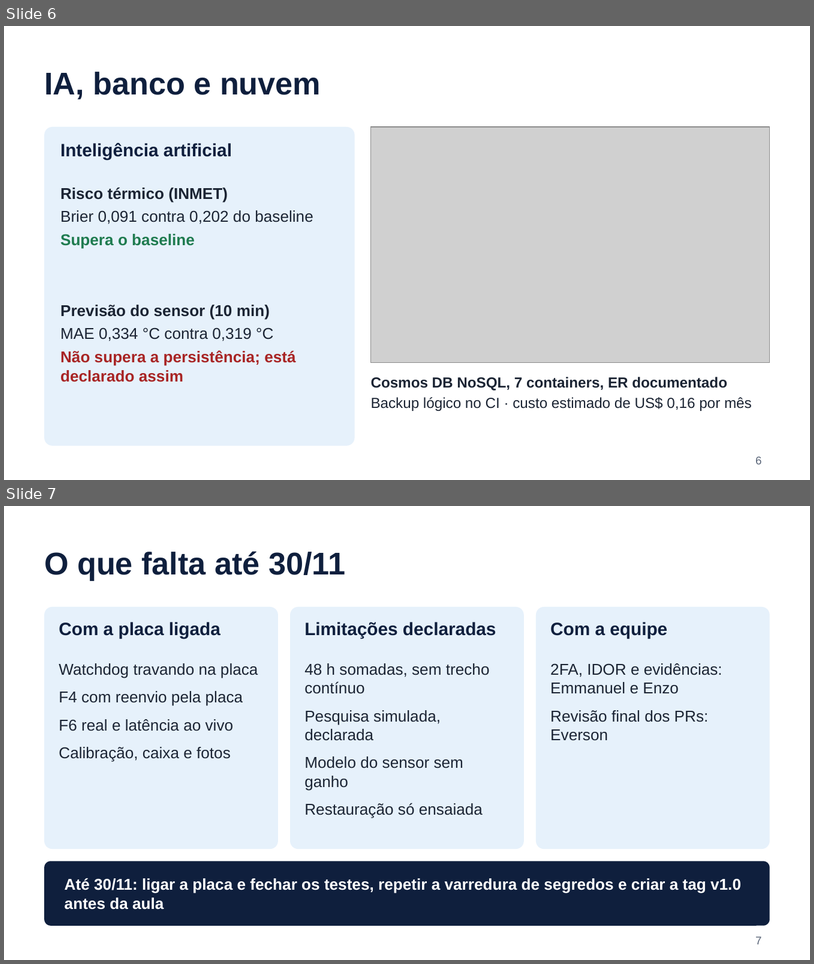
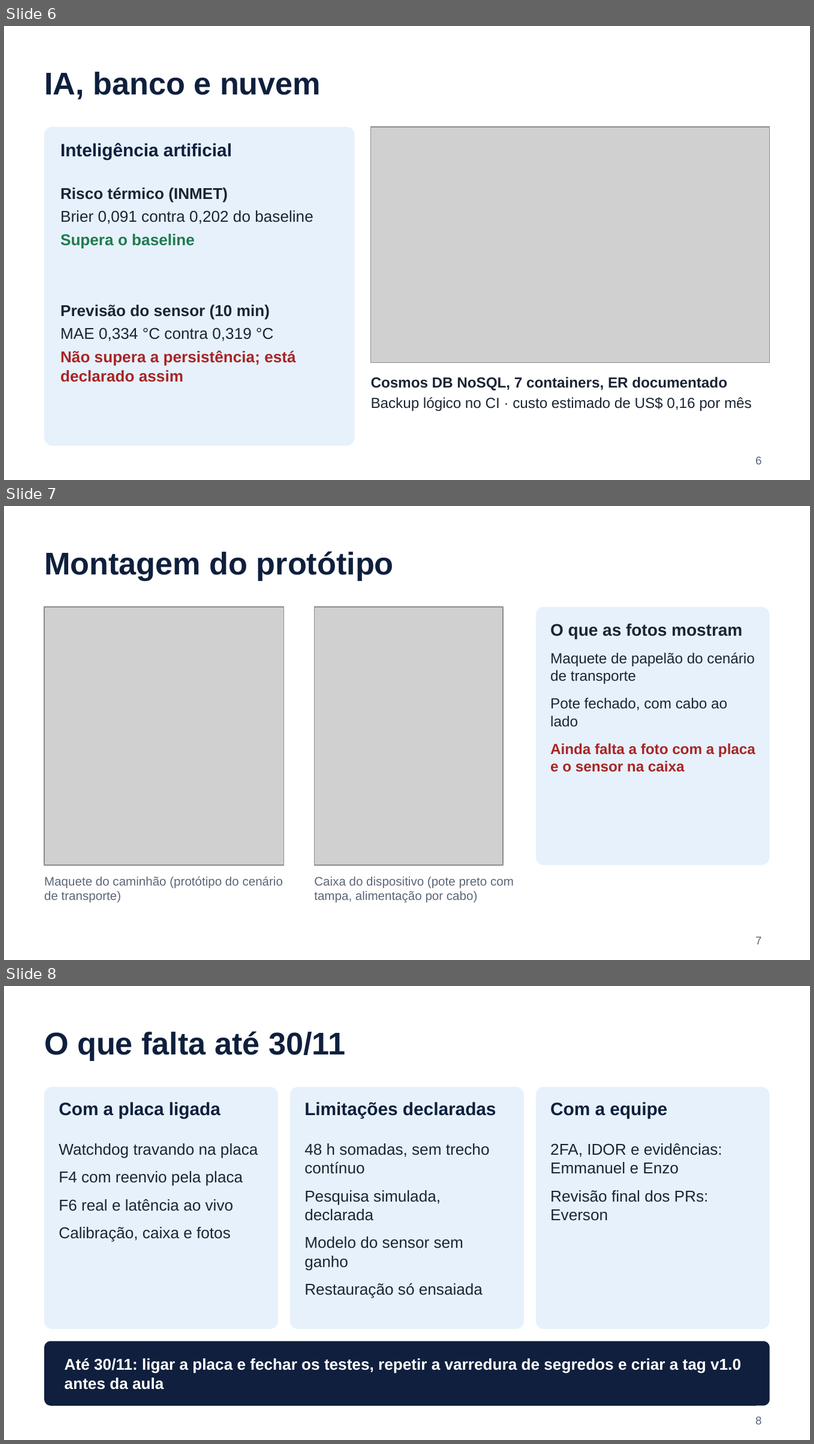
Before and after one commit to mbalbuquerque/projeto-integrador-4-periodo, a slide deck: docs/entrega/apresentacao-23-11.pptx. Shown one above the other, each under a label of ours: slides 6 and 7 before the commit, slides 6, 7 and 8 after it. The pictures are 814x964 and 814x1444 pixels, drawn with LibreOffice and Linux fonts; fonts in the diff are those of the drawing; grey boxes stand for pictures. Boxes give left, top, right and bottom in pixels: in the first picture for what was removed or moved away, otherwise in the second. Text is boxed around its words. In the diff, an @@ line names an element or a change of style, - is before the commit and + after.

Commit message:
docs(hardware): fotos da maquete e da caixa e atualizacao da entrega

```diff
--- a/docs/entrega/apresentacao-23-11.pptx
+++ b/docs/entrega/apresentacao-23-11.pptx
@@ slide 7 added at [4,506,810,960], background #FFFFFF @@
@@ title added at [44,551,394,580], 28 pt, text #0F1F3D, bold @@
+Montagem do protótipo
@@ picture added at [44,607,284,865] @@
@@ picture added at [314,607,503,865] @@
@@ rounded rectangle added at [536,607,770,865], fill #E6F1FB @@
@@ text added at [551,623,756,772], 13 pt, text #1B2433 @@
+O que as fotos mostram
+Maquete de papelão do cenário de transporte
+Pote fechado, com cabo ao lado
+Ainda falta a foto com a placa e o sensor na caixa
@@ text added at [44,876,283,903], 11 pt, text #5A6578 @@
+Maquete do caminhão (protótipo do cenário de transporte)
@@ text added at [314,876,514,903], 11 pt, text #5A6578 @@
+Caixa do dispositivo (pote preto com tampa, alimentação por cabo)
@@ page number added at [756,936,762,944], 10 pt, text #5A6578 @@
+7
@@ what was slide 7 is now slide 8 @@
@@ page number at [756,1416,762,1424]: text changed @@
-7
+8
```
Also in this commit, not shown: 5 other files.
